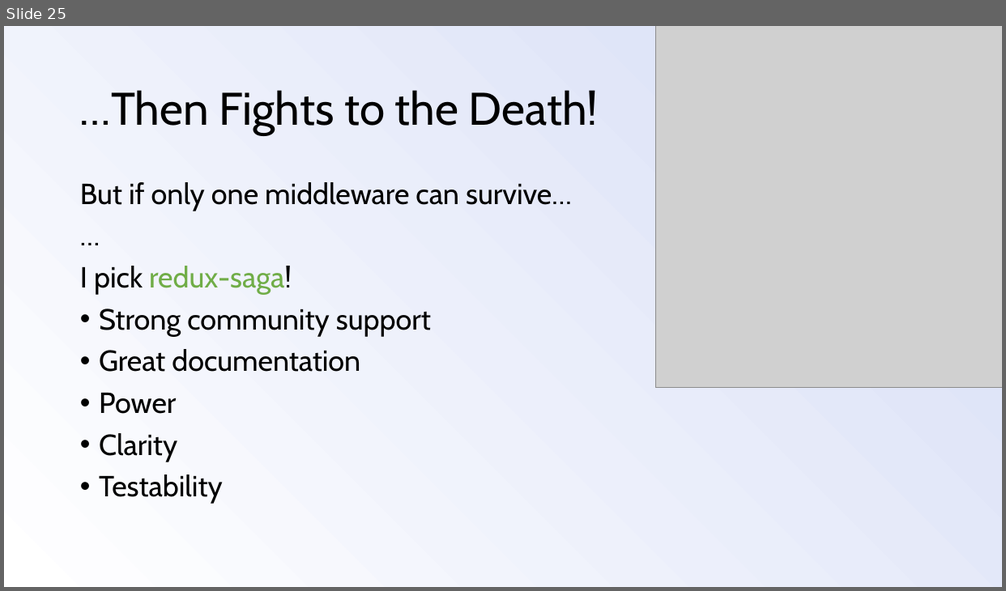
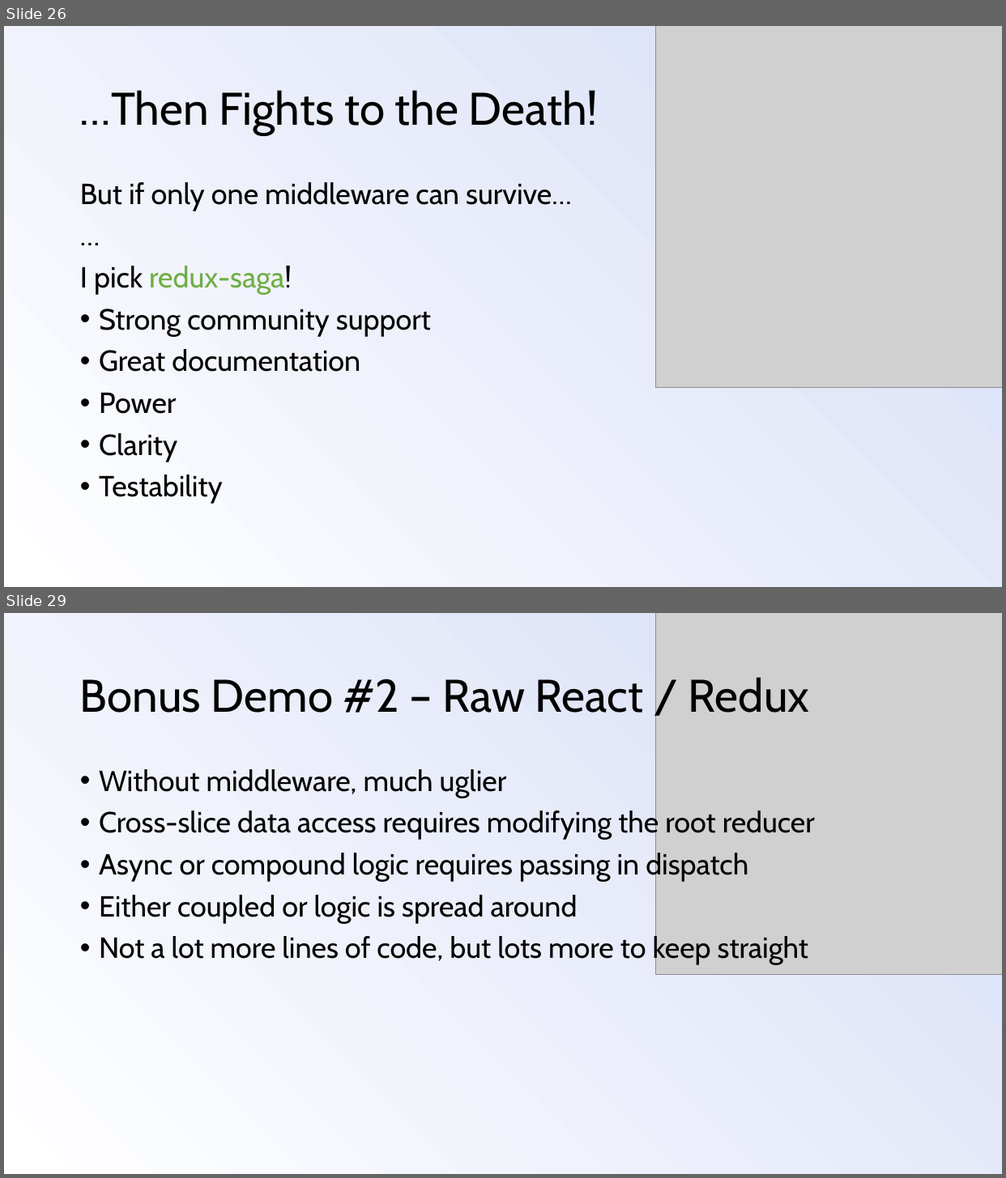
Before and after one commit to mlwigdahl/react-redux-presentation, a slide deck: react-redux-presentation.pptx. Shown one above the other, each under a label of ours: slide 25 before the commit, slides 26 and 29 after it; the slides between them are not shown. The pictures are 1006x591 and 1006x1178 pixels, drawn with LibreOffice and Linux fonts; fonts in the diff are those of the drawing; grey boxes stand for pictures. Boxes give left, top, right and bottom in pixels: in the first picture for what was removed or moved away, otherwise in the second. Text is boxed around its words. In the diff, an @@ line names an element or a change of style, - is before the commit and + after.

```diff
--- a/react-redux-presentation.pptx
+++ b/react-redux-presentation.pptx
@@ slide 29 added at (x1=4, y1=613, x2=1002, y2=1174), background gradient #FFFFFF to #DDE3F7 to #A7B7E9 @@
@@ picture added at (x1=656, y1=613, x2=1002, y2=975) @@
@@ title added at (x1=80, y1=677, x2=810, y2=713), 44 pt, text #000000 @@
+Bonus Demo #2 – Raw React / Redux
@@ text added at (x1=99, y1=769, x2=815, y2=965), 28 pt, text #000000 @@
+• Without middleware, much uglier
+• Cross-slice data access requires modifying the root reducer
+• Async or compound logic requires passing in dispatch
+• Either coupled or logic is spread around
+• Not a lot more lines of code, but lots more to keep straight
@@ what was slide 25 is now slide 26 @@
```
Also in this commit, not shown: 8 slides changed, 3 other slides added, 1 slide removed.
